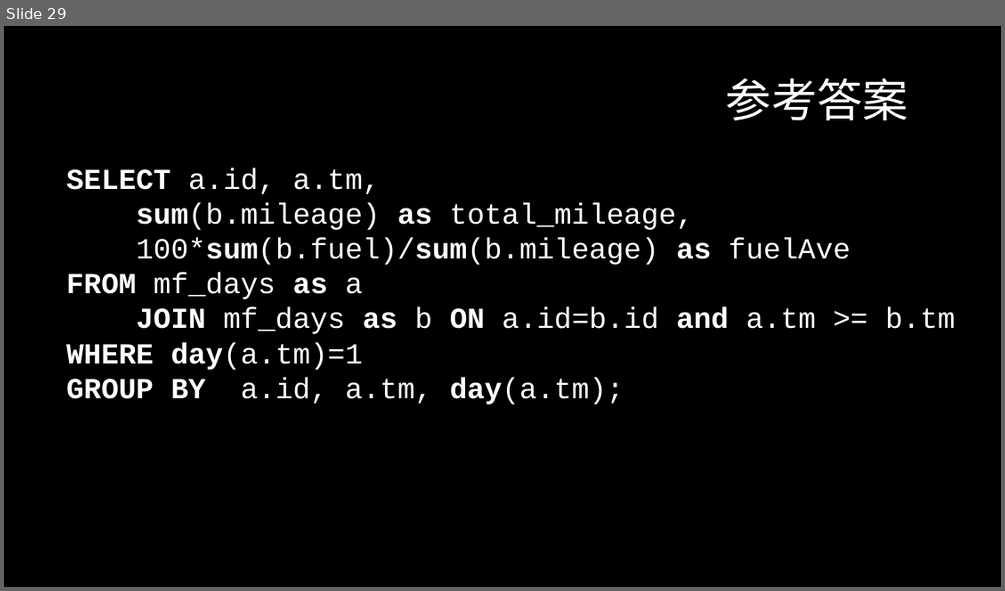
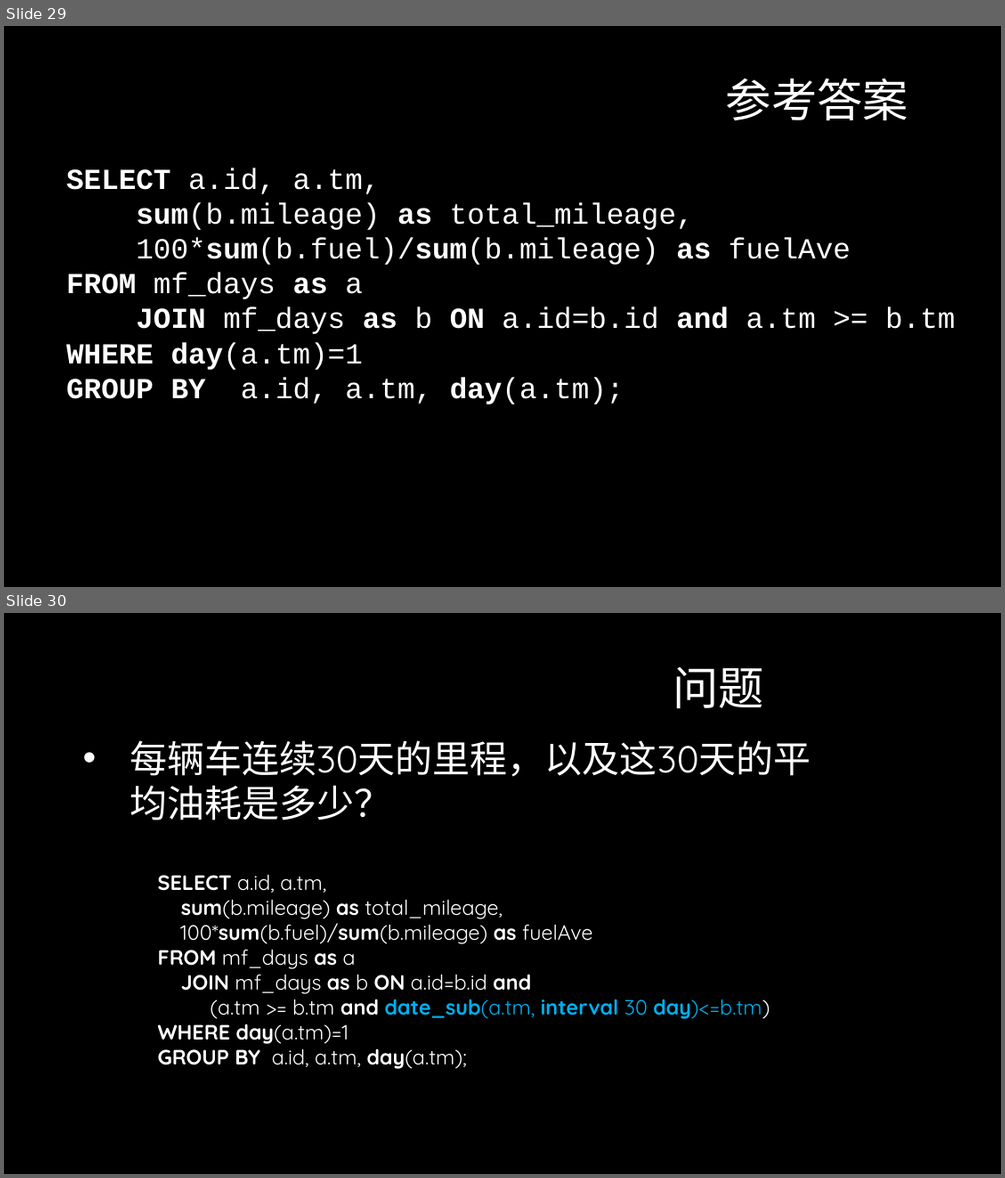
Before and after one commit to InCar/Training, a slide deck: Database/database.pptx. Shown one above the other, each under a label of ours: slide 29 before the commit, slides 29 and 30 after it. The pictures are 1005x591 and 1005x1178 pixels, drawn with LibreOffice and Linux fonts; fonts in the diff are those of the drawing; background and template pictures are left out. Boxes give left, top, right and bottom in pixels: in the first picture for what was removed or moved away, otherwise in the second. Text is boxed around its words. In the diff, an @@ line names an element or a change of style, - is before the commit and + after.

```diff
--- a/Database/database.pptx
+++ b/Database/database.pptx
@@ slide 30 added at bbox=[4, 613, 1001, 1174], background #000000 @@
@@ text added at bbox=[672, 667, 764, 708], 44 pt, text #FFFFFF @@
+问题
@@ text added at bbox=[129, 740, 811, 1069], 20 pt, text #FFFFFF @@
+• 每辆车连续30天的里程，以及这30天的平均油耗是多少？
+    SELECT a.id, a.tm,
+    sum(b.mileage) as total_mileage,
+    100*sum(b.fuel)/sum(b.mileage) as fuelAve
+    FROM mf_days as a
+    JOIN mf_days as b ON a.id=b.id and
+    (a.tm >= b.tm and date_sub(a.tm, interval 30 day)<=b.tm)
+    WHERE day(a.tm)=1
+    GROUP BY a.id, a.tm, day(a.tm);
```
Also in this commit, not shown: 7 other slides added, 1 slide removed.
